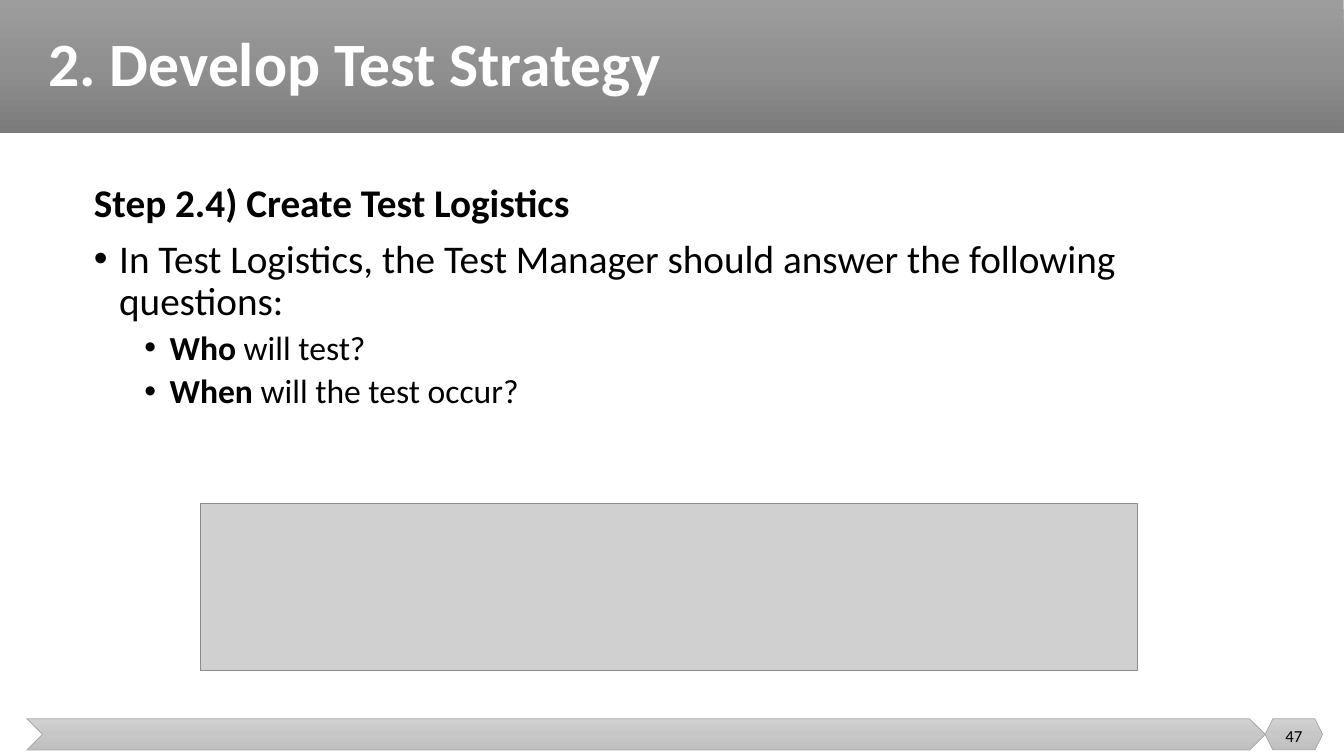
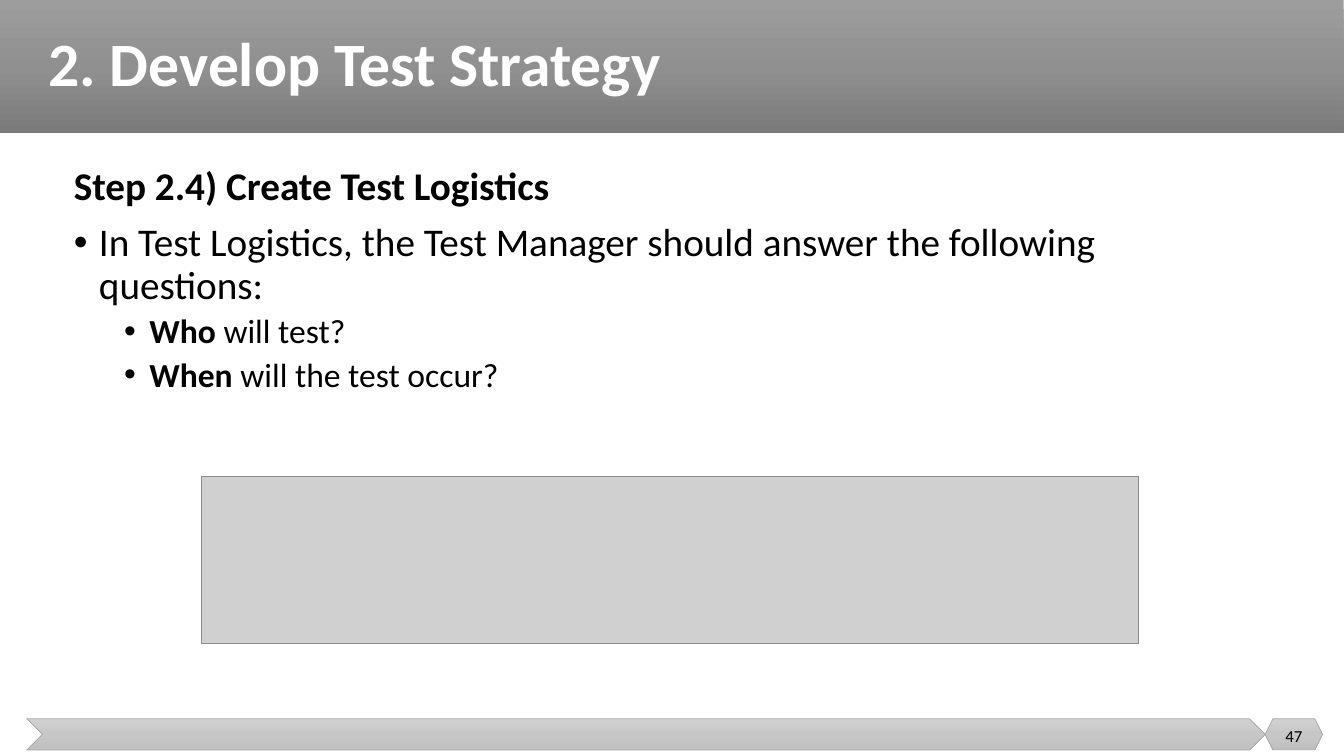
Before and after one commit to malenezi/malenezi, a slide deck: slide 47 of SE401/Lectures/5-Test Management/Test Management.pptx. Drawn at 1344x756 pixels with LibreOffice and Linux fonts; fonts in the diff are those of the drawing; grey boxes stand for pictures. Boxes give left, top, right and bottom in pixels: in the first picture for what was removed or moved away, otherwise in the second. Text is boxed around its words. In the diff, an @@ line names an element or a change of style, - is before the commit and + after.

```diff
--- a/SE401/Lectures/5-Test Management/Test Management.pptx
+++ b/SE401/Lectures/5-Test Management/Test Management.pptx
@@ text "Step 2.4) Create Test Logistics": place and size @@
-text "Step 2.4) Create Test Logistics" at [94, 188, 1115, 404]
+text "Step 2.4) Create Test Logistics" at [74, 171, 1095, 388]
@@ picture: place and size @@
-picture at [201, 504, 1138, 671]
+picture at [202, 476, 1139, 643]
```
Also in this commit, not shown: 22 other slides changed.
